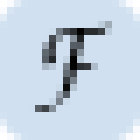
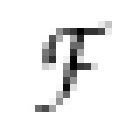
Before/after of a 140 x 140 layered artwork. What changed in the layer stack:
removed layer "Background" over [0, 0, 140, 140]
